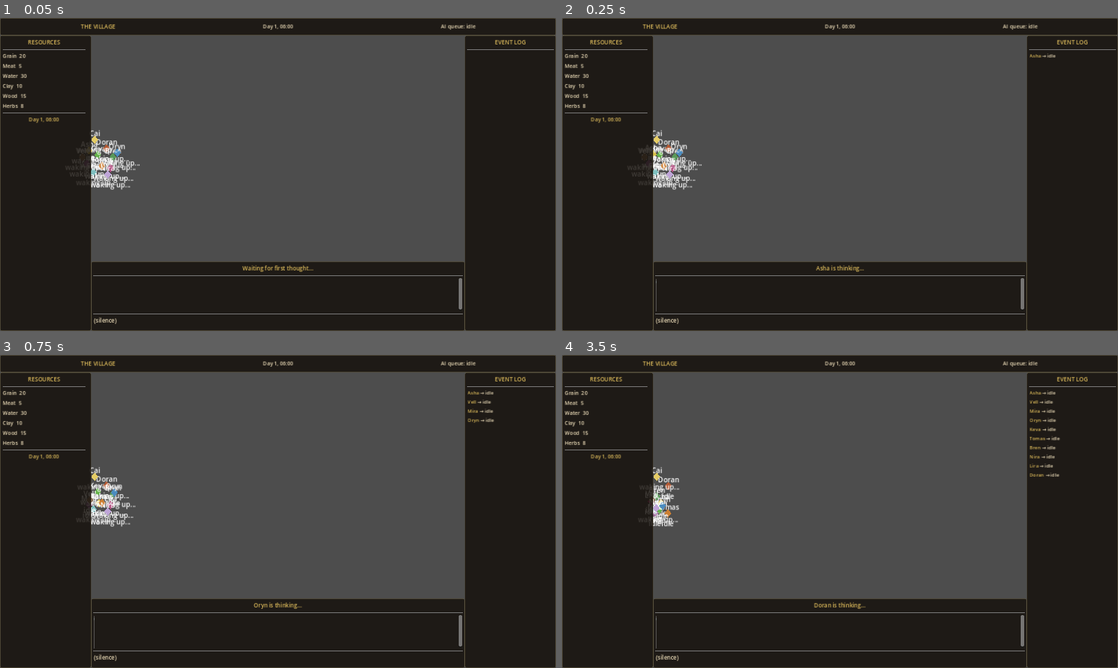
Above: before the commit, frames 1-4 (two rows, left to right).
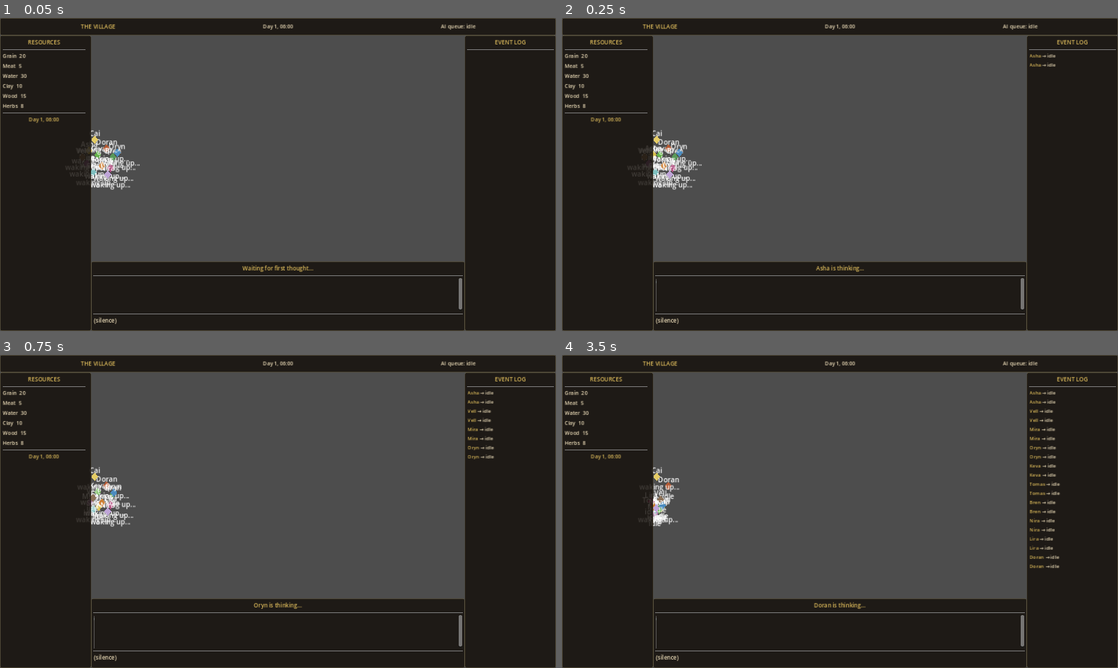
Above: after the commit, the same moments.

Repository: BronzeVille/TheVillage
Game: Godot game, scene res://scenes/world/World.tscn
Same seed, same stepped clock (60 frames per second), same inputs: the game is played once before the commit and once after it.
Inputs:
- Up to frame 1 (0.05 s): no input
- Up to frame 2 (0.25 s): no input
- Up to frame 3 (0.75 s): hold Right (ui_right) from 0.53 s (still down)
- Up to frame 4 (3.5 s): release Right (ui_right) at 1.28 s; hold Down (ui_down) 1.28-2.03 s; hold Right (ui_right) 2.03-2.78 s; hold Up (ui_up) from 2.78 s (still down)

Frame 1 is identical in both runs. In frame 2, less than 0.1% of the frame differs, in the area x 15-89%, y 14-48%; in frame 3, 0.4%; in frame 4, 0.9%, in the area x 14-90%, y 14-69%.
Error before the commit: Trying to assign value of type 'Nil' to a variable of type 'Dictionary'. (res://scripts/AIQueue.gd:126)

Commit message:
Fix AIQueue hang between decision rounds
Two issues caused the queue to freeze after the first cycle:
1. Ollama closes keep-alive connections when the queue goes idle; the
   next _http.request() would silently hang until the 600s timeout.
   Fix: call cancel_request() before each send to reset connection state.
2. set_meta("job") was called after request(), creating a window where
   request_completed could fire with no job set. Fix: set it first.
3. Reduced timeout 600s → 120s so a stalled request self-recovers
   rather than blocking the queue for 10 minutes.

https://claude.ai/code/session_01WiKkr13qDJpjfjw1EoWKGn

Diff:
--- a/scripts/AIQueue.gd
+++ b/scripts/AIQueue.gd
@@ -27,8 +27,8 @@
 	_http = HTTPRequest.new()
 	add_child(_http)
 	_http.request_completed.connect(_on_request_completed)
-	# Generous timeout for slow CPU inference (10 minutes)
-	_http.timeout = 600.0
+	# Timeout per request — long enough for CPU inference, short enough to recover
+	_http.timeout = 120.0
 
 	# Read model and options from config file if present, otherwise auto-detect
 	var cfg := FileAccess.open("res://ollama_model.cfg", FileAccess.READ)
@@ -91,6 +91,10 @@
 
 
 func _send(job: Dictionary) -> void:
+	# Reset any stale connection state (e.g. keep-alive closed by Ollama between rounds)
+	_http.cancel_request()
+	_http.set_meta("job", job)
+
 	var payload := {
 		"model":   _model,
 		"messages": job["messages"],
@@ -113,8 +117,6 @@
 		push_warning("AIQueue: HTTPRequest failed to start (error %d)" % err)
 		job["callback"].call({})
 		_process_next()
-		return
-	_http.set_meta("job", job)
 
 
 func _on_request_completed(
